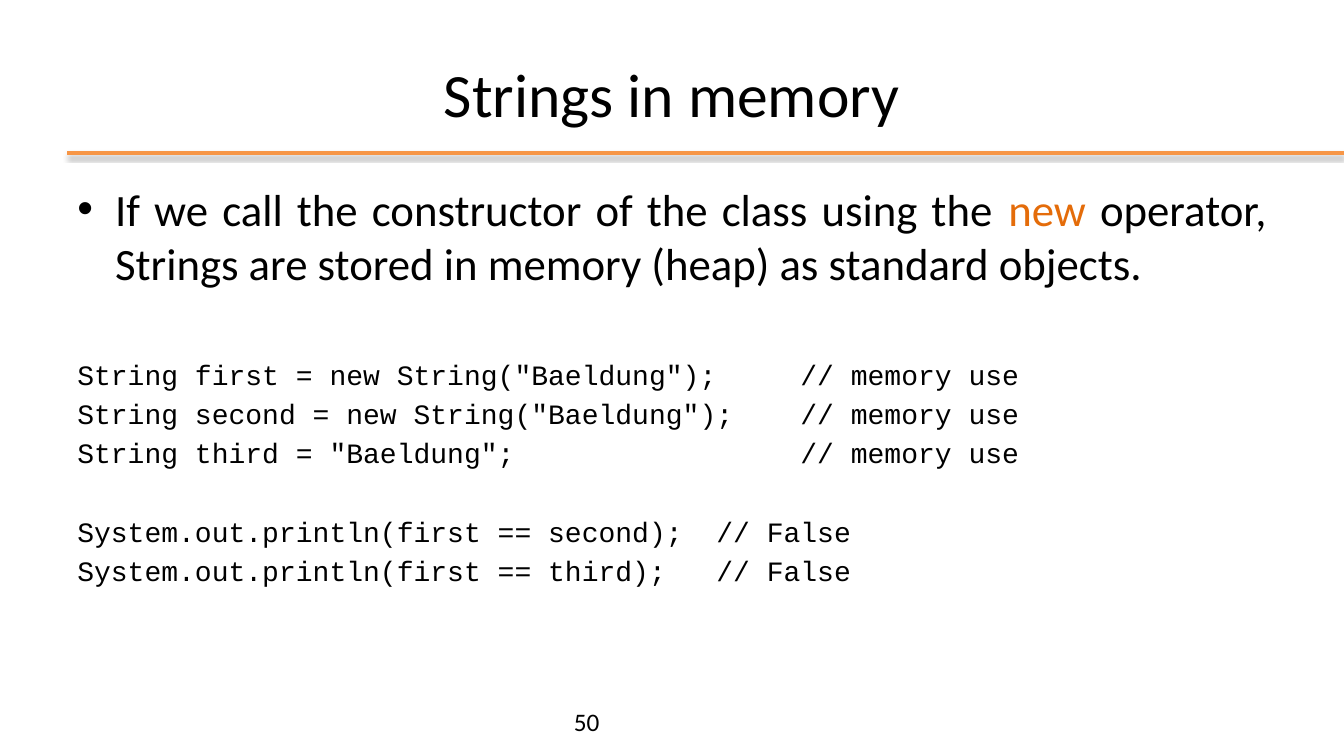
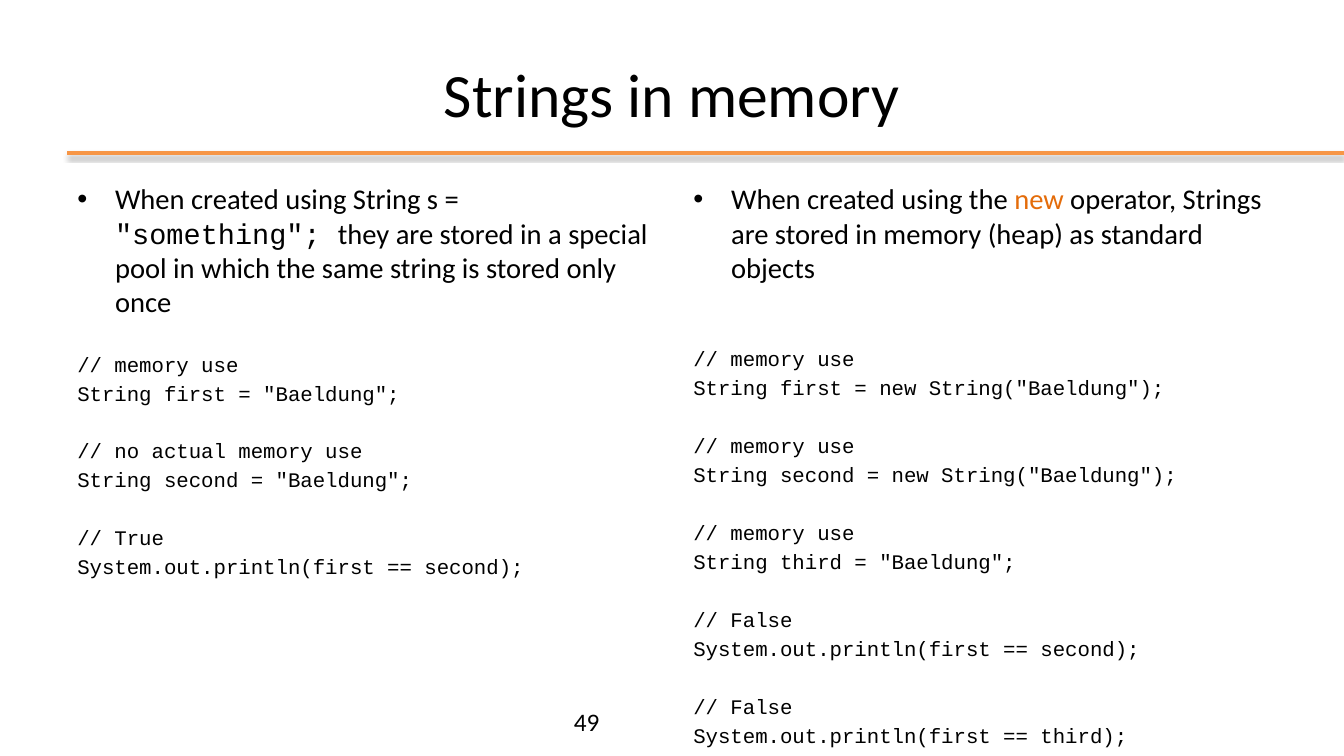
Before and after one commit to plctechnician/ooprogramming, a slide deck: slide 49 of java/slides/ppt/02 - Java Basics.pptx (slide 50 before the commit). Drawn at 1344x756 pixels with LibreOffice and Linux fonts; fonts in the diff are those of the drawing; background and template pictures are left out. Boxes give left, top, right and bottom in pixels: in the first picture for what was removed or moved away, otherwise in the second. Text is boxed around its words. In the diff, an @@ line names an element or a change of style, - is before the commit and + after.

Commit message:
update

```diff
--- a/java/slides/ppt/02 - Java Basics.pptx
+++ b/java/slides/ppt/02 - Java Basics.pptx
@@ text added at box(77, 189, 647, 579), 14.8 pt, text #000000 @@
+• When created using String s = "something"; they are stored in a special pool in which the same string is stored only once
+// memory use
+String first = "Baeldung";
+// no actual memory use
+String second = "Baeldung";
+// True
+System.out.println(first == second);
@@ text at box(693, 189, 1262, 748): text changed; size 20 to 14.8 pt @@
-• If we call the constructor of the class using the new operator, Strings are stored in memory (heap) as standard objects.
-String first = new String("Baeldung"); // memory use
-String second = new String("Baeldung"); // memory use
-String third = "Baeldung"; // memory use
-System.out.println(first == second); // False
-System.out.println(first == third); // False
+• When created using the new operator, Strings are stored in memory (heap) as standard objects
+// memory use
+String first = new String("Baeldung");
+// memory use
+String second = new String("Baeldung");
+// memory use
+String third = "Baeldung";
+// False
+System.out.println(first == second);
+// False
+System.out.println(first == third);
@@ page number at box(574, 714, 600, 731): text changed @@
-50
+49
```
Also in this commit, not shown: 2 other slides changed, 1 slide removed.
